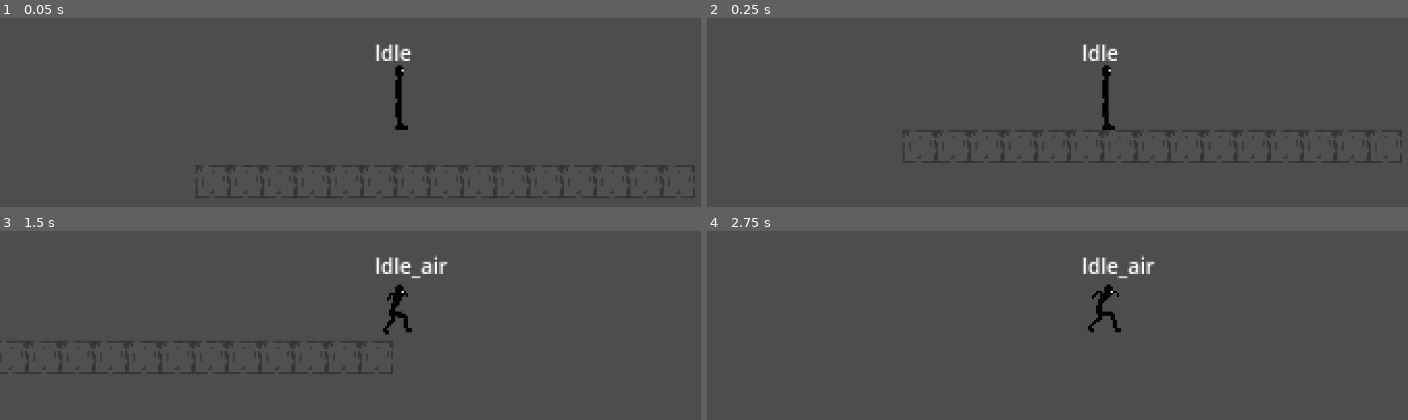
Above: before the commit, frames 1-4 (two rows, left to right).
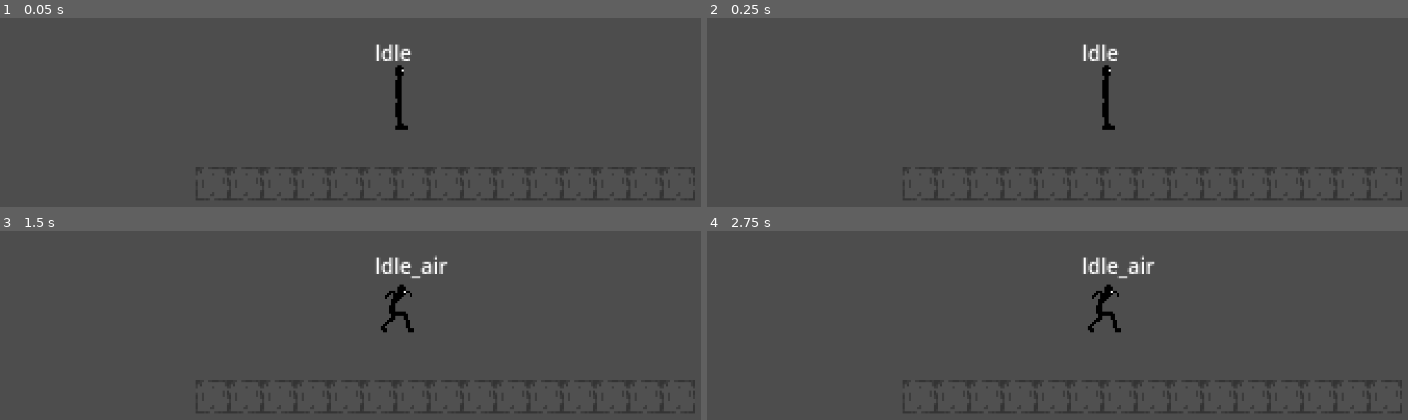
Above: after the commit, the same moments.

Repository: DumitrLeon/LLDF
Game: Godot game, scene res://Scenes/Level_1.tscn
Two runs of this game, one before a commit and one after it. Both use one fixed random seed, a clock stepped at 60 frames per second and the inputs below.
Inputs:
- Up to frame 1 (0.05 s): no input
- Up to frame 2 (0.25 s): no input
- Up to frame 3 (1.5 s): tap Enter at 0.5 s; hold Shift (sprint) 0.53-1.28 s; hold D (right) from 0.53 s (still down); tap Space (jump) at 0.77 s; tap Shift (sprint) at 1.35 s
- Up to frame 4 (2.75 s): tap Space (jump) at 1.52, 2 s; release D (right) at 2.03 s; hold A (left) from 2.03 s (still down); hold Shift (sprint) from 2.03 s (still down)

The runs differ from the first frame. In frame 1, 0.9% of the frame differs, in the area x 27-100%, y 77-97%; in frame 2, 2.2%, in the area x 27-100%, y 59-97%; in frame 3, 2.1%; in frame 4, 1.0%.

Commit message:
Test di toglimento gravitazionale

Diff:
--- a/Scripts/Idle_air.gd
+++ b/Scripts/Idle_air.gd
@@ -8,6 +8,5 @@
 	pass
 
 func _physics_process(delta: float) -> void:
-	apply_gravity()
 	if check_floor():
 		Transitioned.emit(self, "Idle")
--- a/Scripts/State.gd
+++ b/Scripts/State.gd
@@ -41,7 +41,3 @@
 		return true
 	else:
 		return false
-
-func apply_gravity():
-	if not player.is_on_floor() and player.is_inside_tree():
-		player.velocity.y += player.gravity
